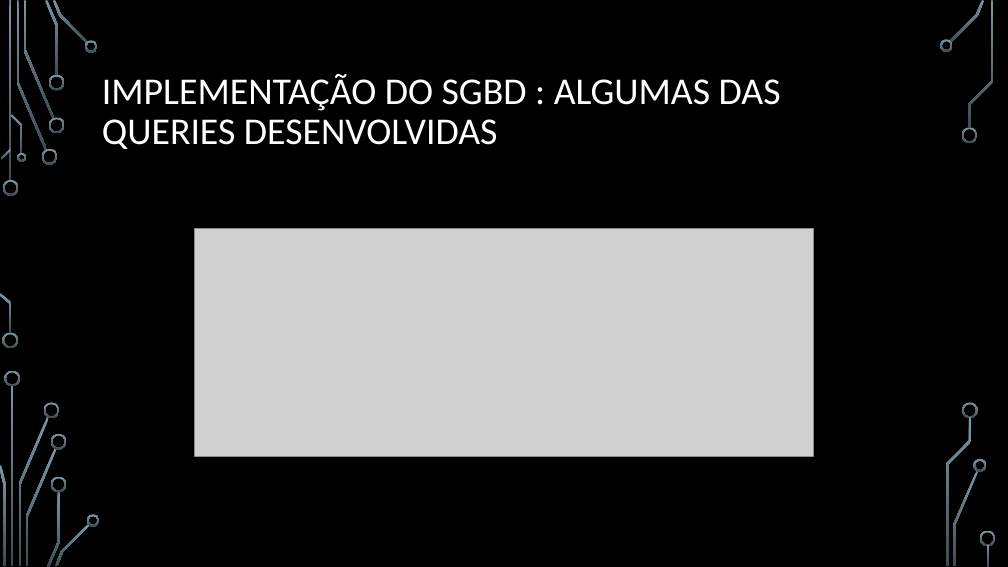
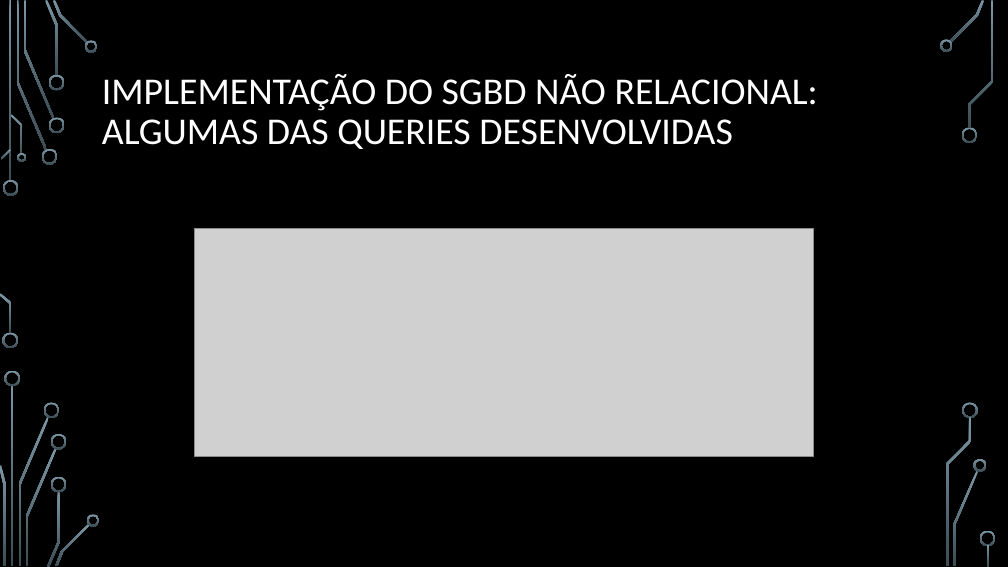
Before and after one commit to nelson31/BD1920, a slide deck: slide 10 of relatorio/Presentation/presentation.pptx. Drawn at 1008x567 pixels with LibreOffice and Linux fonts; fonts in the diff are those of the drawing; grey boxes stand for pictures; background and template pictures are left out. Boxes give left, top, right and bottom in pixels: in the first picture for what was removed or moved away, otherwise in the second. Text is boxed around its words. In the diff, an @@ line names an element or a change of style, - is before the commit and + after.

```diff
--- a/relatorio/Presentation/presentation.pptx
+++ b/relatorio/Presentation/presentation.pptx
@@ title at [102, 74, 818, 149]: text changed @@
-IMPLEMENTAÇÃO DO SGBD : ALGUMAS DAS QUERIES DESENVOLVIDAS
+IMPLEMENTAÇÃO DO SGBD NÃO RELACIONAL: ALGUMAS DAS QUERIES DESENVOLVIDAS
```
Also in this commit, not shown: 1 other slide changed.
